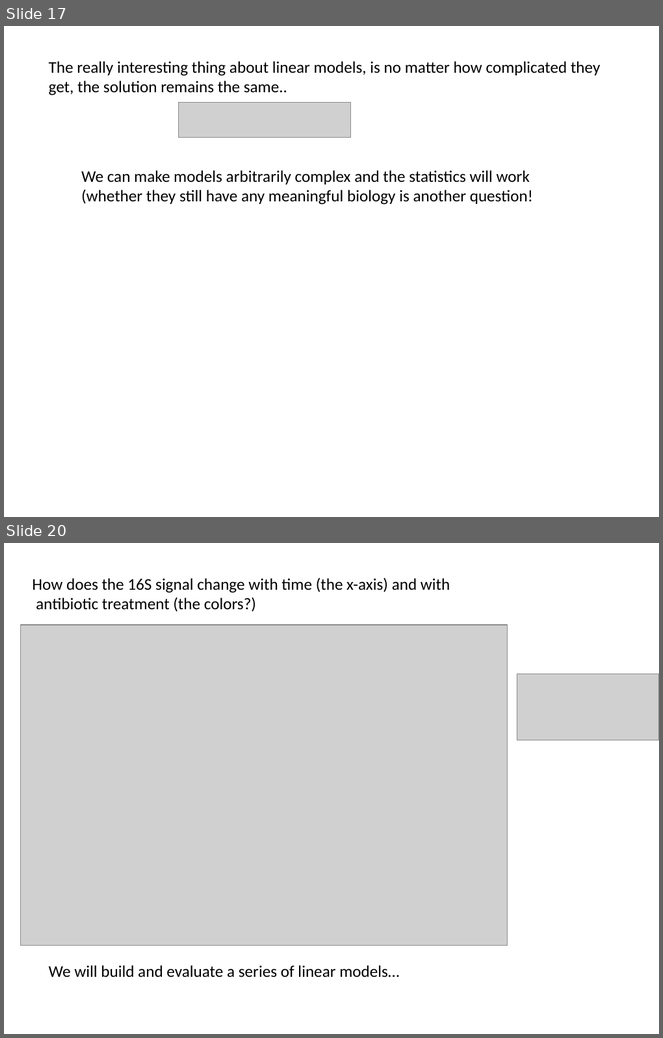
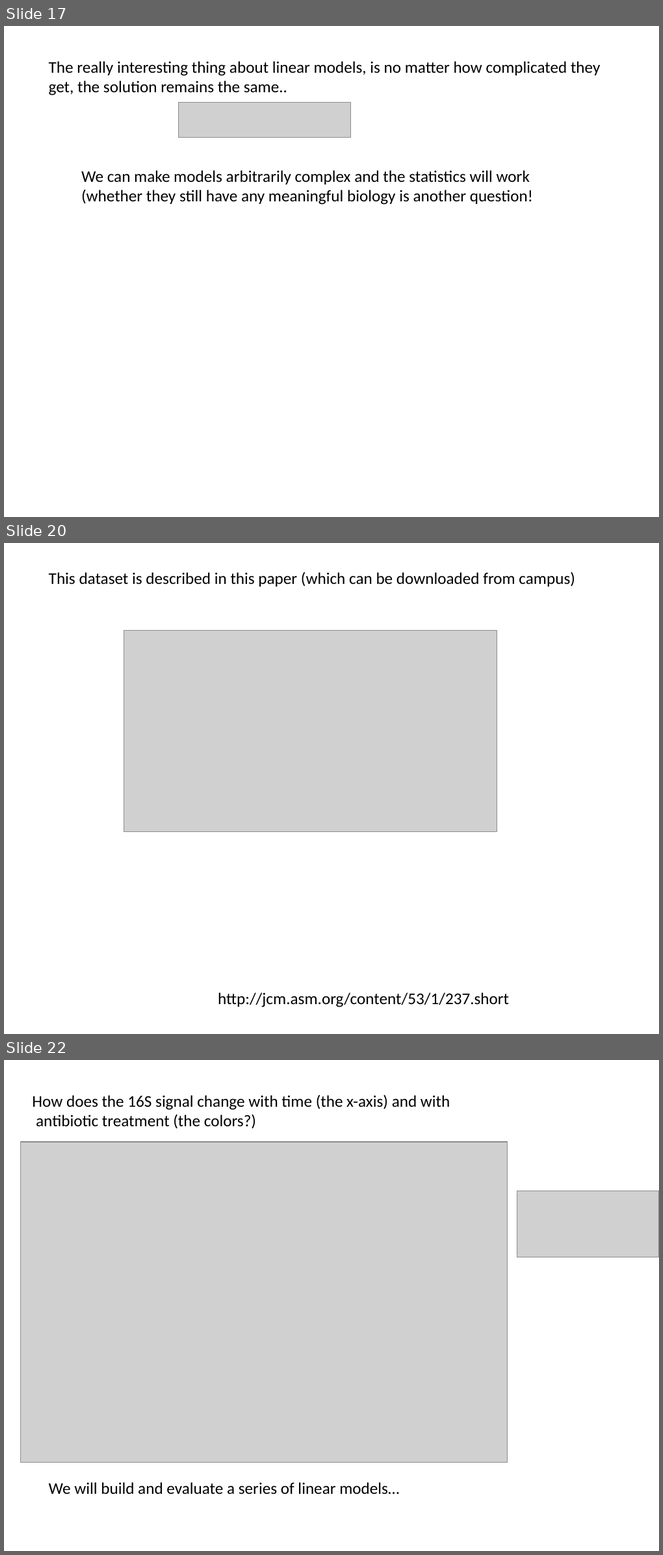
Before and after one commit to afodor/afodor.github.io, a slide deck: classes/stats2015/Lecture16.pptx. Shown one above the other, each under a label of ours: slides 17 and 20 before the commit, slides 17, 20 and 22 after it; the slides between them are not shown. The pictures are 663x1038 and 663x1555 pixels, drawn with LibreOffice and Linux fonts; fonts in the diff are those of the drawing; grey boxes stand for pictures. Boxes give left, top, right and bottom in pixels: in the first picture for what was removed or moved away, otherwise in the second. Text is boxed around its words. In the diff, an @@ line names an element or a change of style, - is before the commit and + after.

Commit message:
small updates to lecture 16

```diff
--- a/classes/stats2015/Lecture16.pptx
+++ b/classes/stats2015/Lecture16.pptx
@@ slide 20 added at (4, 543, 659, 1034), background #FFFFFF @@
@@ text added at (49, 572, 575, 587), 18 pt, text #000000 @@
+This dataset is described in this paper (which can be downloaded from campus)
@@ picture added at (124, 630, 497, 832) @@
@@ text added at (218, 993, 509, 1008), 18 pt, text #000000 @@
+http://jcm.asm.org/content/53/1/237.short
@@ what was slide 20 is now slide 22 @@
```
Also in this commit, not shown: 1 slide changed, 2 other slides added, 1 slide removed.
